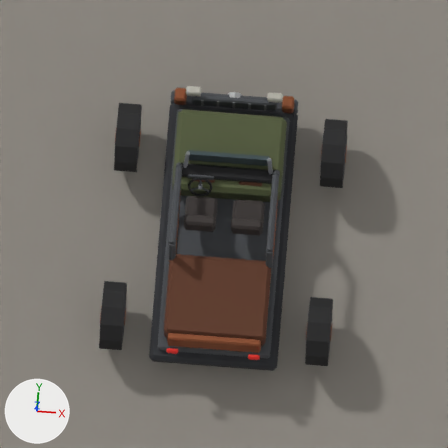
Two versions of the Blender file ArtSource/blend/piece_scout_buggy.blend, one commit apart.
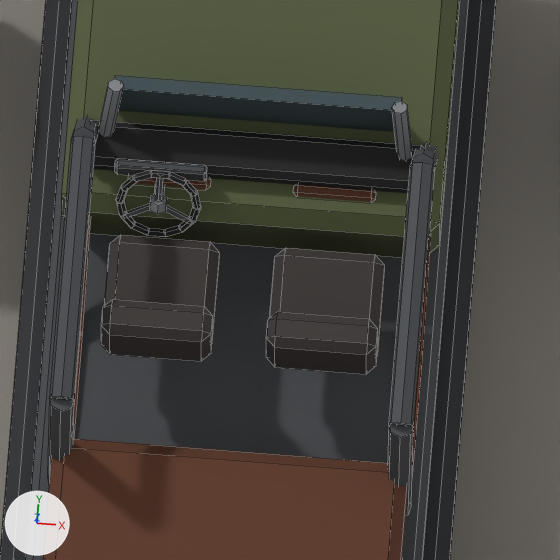
Old and new are each drawn from the file's camera 'c' and again close up on the part from 35% to 70% of the width and 29% to 64% of the height. Every picture has the same lights, and +X, +Y and +Z are marked at lower left. The older version's two pictures come first. The close-ups show mesh edges as thin lines.

Objects in the first close-up: 'Plane', 'piece_scout_buggy'.
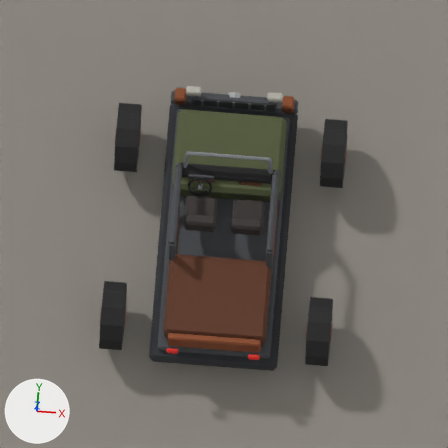
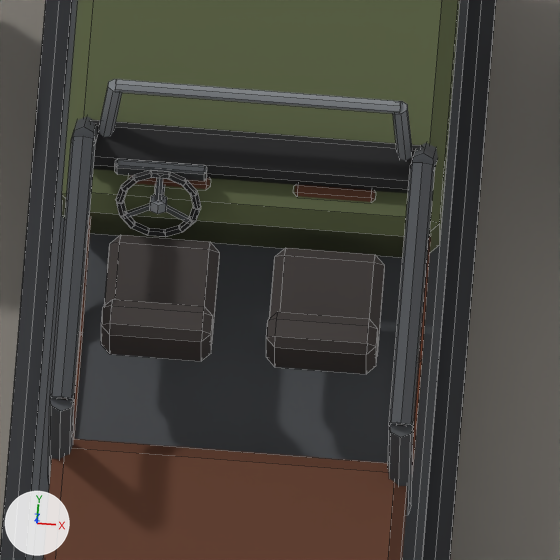
Patch to the scene script:
```diff
--- a/ArtSource/blend/piece_scout_buggy.blend.py
+++ b/ArtSource/blend/piece_scout_buggy.blend.py
@@ me_piece_scout_buggy @@
 # used by ob_piece_scout_buggy; location = (0.0, 0.0, 0.0)
-me_piece_scout_buggy.from_pydata(...)  # 1004 vertices, 894 faces; spans x -0.98..0.98, y -2.03..2.23, z 0.37..1.69
+me_piece_scout_buggy.from_pydata(...)  # 1010 vertices, 897 faces; spans x -0.98..0.98, y -2.03..2.23, z 0.37..1.69
+# me_piece_scout_buggy part 1: a new loose piece, a 7-sided cylinder along x spanning x -0.62..0.62, y 0.951..1.009, z 1.573..1.63, in mat_ss_atlas (picture img_ss_atlas_png)
+# me_piece_scout_buggy part 2: the loose piece of 8 vertices spanning x -0.62..0.62, y 0.97..1.03, z 1.16..1.58 is deleted
+# me_piece_scout_buggy part 3: 503 kept faces spanning x -0.97..0.97, y -2.01..2.23, z 0.38..1.5 get new texture (UV) coordinates
 me_piece_scout_buggy.materials.append(mat_ss_atlas)
```

Changed parts and their boxes [x1, y1, x2, y2] in the close-ups (560 x 560 px):
part 1 of me_piece_scout_buggy, added
    after: [115, 79, 401, 114]
part 2 of me_piece_scout_buggy, deleted
    before: [115, 75, 402, 132]
part 3 of me_piece_scout_buggy, surface changed
    both: [120, 122, 422, 179]
